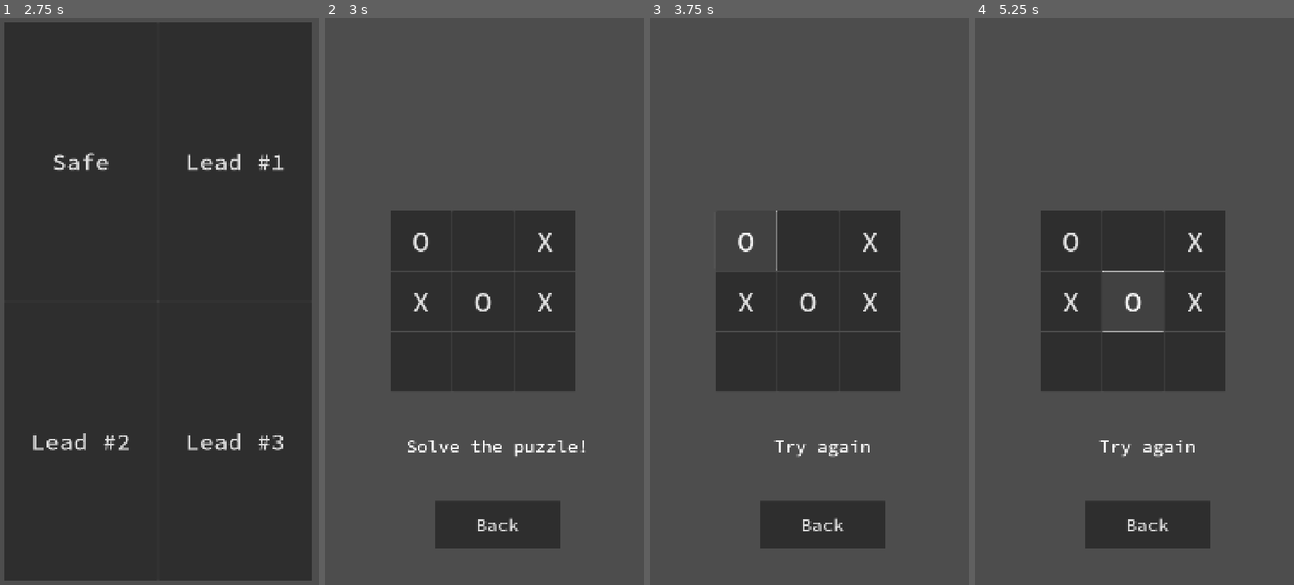
Above: before the commit, frames 1-4 (left to right).
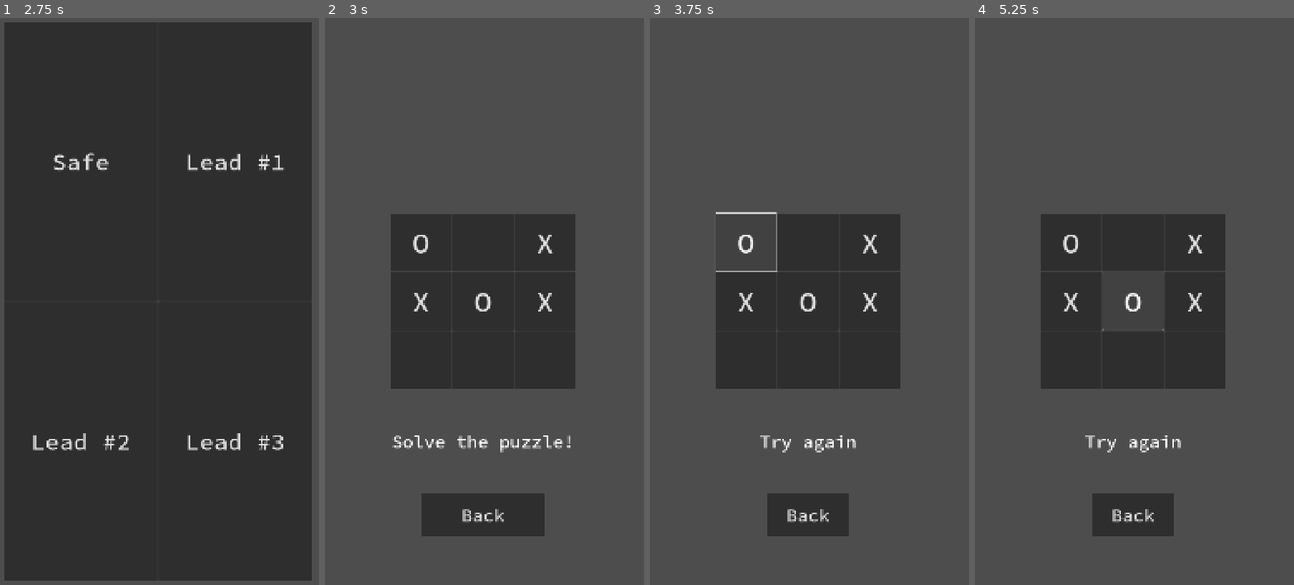
Above: after the commit, the same moments.

Repository: vmakoed/safe-lock
Game: Godot game, scene res://scenes/main.tscn
Same seed, same stepped clock (60 frames per second), same inputs: the game is played once before the commit and once after it.
Inputs (mouse positions are in pixels of both pictures, inside the frame that each line leads up to; where the layout moved, square brackets give the same spot in the first picture):
- Up to frame 1 (2.75 s): click "Start" at 0.5 s; click "Safe" at 1.25 s; click "Back" at 2 s
- Up to frame 2 (3 s): click "Lead #1" at 2.75 s
- Up to frame 3 (3.75 s): click "O" at 3.5 s
- Up to frame 4 (5.25 s): click (1134, 244) [1134, 239] at 4.25 s; click "O" at 5 s

Frame 1 is identical in both runs. In frame 2, 3.7% of the frame differs, in the area x 20-82%, y 33-94%; in frame 3, 3.5%; in frame 4, 3.6%.

Commit message:
Extract Tic Tac Toe scene

Diff:
--- a/scenes/main.tscn
+++ b/scenes/main.tscn
@@ -1,13 +1,13 @@
 [gd_scene load_steps=21 format=4 uid="uid://o86ocdi7diip"]
 
 [ext_resource type="Script" uid="uid://cslg0737drlfa" path="res://scripts/main.gd" id="1_0wfyh"]
-[ext_resource type="Script" uid="uid://d2wutgbl0ln1e" path="res://scripts/tic_tac_toe.gd" id="1_o5qli"]
 [ext_resource type="Theme" uid="uid://c2hm7c7xw5d2v" path="res://resources/theme.tres" id="2_trceg"]
 [ext_resource type="PackedScene" uid="uid://xj00fxtha27s" path="res://scenes/screen_frame.tscn" id="3_85g3d"]
 [ext_resource type="PackedScene" uid="uid://6w6i4itypyq1" path="res://scenes/safe.tscn" id="4_a8y0u"]
 [ext_resource type="Script" uid="uid://ca5ouk62ie06e" path="res://scripts/maze.gd" id="4_tefeu"]
 [ext_resource type="PackedScene" uid="uid://bdsf6t36ljorm" path="res://scenes/message_screen.tscn" id="4_trceg"]
 [ext_resource type="TileSet" uid="uid://bhpln50cg3i14" path="res://resources/brick.tres" id="5_85g3d"]
+[ext_resource type="PackedScene" uid="uid://dttjvxr6exn3h" path="res://scenes/tic_tac_toe.tscn" id="5_a8y0u"]
 [ext_resource type="Texture2D" uid="uid://dbs2ivho7brej" path="res://assets/player.png" id="6_o6xl0"]
 [ext_resource type="Script" uid="uid://dy0balcon7rqv" path="res://scripts/tetrominoes.gd" id="7_o6xl0"]
 [ext_resource type="Script" uid="uid://bu5kl0d5g68mi" path="res://scripts/tetrominoes_board.gd" id="8_85g3d"]
@@ -61,136 +61,10 @@
 visible = false
 layout_mode = 2
 
-[node name="TicTacToe" type="Control" parent="UI/ScreenFrame"]
-unique_name_in_owner = true
-visible = false
-layout_mode = 2
-script = ExtResource("1_o5qli")
-
-[node name="VBoxContainer" type="VBoxContainer" parent="UI/ScreenFrame/TicTacToe"]
-layout_mode = 1
-anchors_preset = 15
-anchor_right = 1.0
-anchor_bottom = 1.0
-grow_horizontal = 2
-grow_vertical = 2
-
-[node name="Top" type="Control" parent="UI/ScreenFrame/TicTacToe/VBoxContainer"]
-layout_mode = 2
-size_flags_vertical = 3
-
-[node name="Middle" type="Control" parent="UI/ScreenFrame/TicTacToe/VBoxContainer"]
-layout_mode = 2
-size_flags_vertical = 3
-
-[node name="GridContainer" type="GridContainer" parent="UI/ScreenFrame/TicTacToe/VBoxContainer/Middle"]
-unique_name_in_owner = true
-layout_mode = 1
-anchors_preset = 13
-anchor_left = 0.5
-anchor_right = 0.5
-anchor_bottom = 1.0
-offset_left = -310.0
-offset_right = 310.0
-offset_bottom = -1.0
-grow_horizontal = 2
-grow_vertical = 2
-columns = 3
-
-[node name="Button0" type="Button" parent="UI/ScreenFrame/TicTacToe/VBoxContainer/Middle/GridContainer"]
-layout_mode = 2
-size_flags_horizontal = 3
-size_flags_vertical = 3
-theme_override_font_sizes/font_size = 100
-text = "O"
-
-[node name="Button1" type="Button" parent="UI/ScreenFrame/TicTacToe/VBoxContainer/Middle/GridContainer"]
-layout_mode = 2
-size_flags_horizontal = 3
-size_flags_vertical = 3
-
-[node name="Button2" type="Button" parent="UI/ScreenFrame/TicTacToe/VBoxContainer/Middle/GridContainer"]
-layout_mode = 2
-size_flags_horizontal = 3
-size_flags_vertical = 3
-theme_override_font_sizes/font_size = 100
-text = "X"
-
-[node name="Button3" type="Button" parent="UI/ScreenFrame/TicTacToe/VBoxContainer/Middle/GridContainer"]
-layout_mode = 2
-size_flags_horizontal = 3
-size_flags_vertical = 3
-theme_override_font_sizes/font_size = 100
-text = "X"
-
-[node name="Button4" type="Button" parent="UI/ScreenFrame/TicTacToe/VBoxContainer/Middle/GridContainer"]
-layout_mode = 2
-size_flags_horizontal = 3
-size_flags_vertical = 3
-theme_override_font_sizes/font_size = 100
-text = "O"
-
-[node name="Button5" type="Button" parent="UI/ScreenFrame/TicTacToe/VBoxContainer/Middle/GridContainer"]
-layout_mode = 2
-size_flags_horizontal = 3
-size_flags_vertical = 3
-theme_override_font_sizes/font_size = 100
-text = "X"
-
-[node name="Button6" type="Button" parent="UI/ScreenFrame/TicTacToe/VBoxContainer/Middle/GridContainer"]
-layout_mode = 2
-size_flags_horizontal = 3
-size_flags_vertical = 3
-
-[node name="Button7" type="Button" parent="UI/ScreenFrame/TicTacToe/VBoxContainer/Middle/GridContainer"]
-layout_mode = 2
-size_flags_horizontal = 3
-size_flags_vertical = 3
-
-[node name="Button8" type="Button" parent="UI/ScreenFrame/TicTacToe/VBoxContainer/Middle/GridContainer"]
-layout_mode = 2
-size_flags_horizontal = 3
-size_flags_vertical = 3
-theme_override_font_sizes/font_size = 100
-
-[node name="Bottom" type="Control" parent="UI/ScreenFrame/TicTacToe/VBoxContainer"]
-layout_mode = 2
-size_flags_vertical = 3
-
-[node name="MarginContainer" type="MarginContainer" parent="UI/ScreenFrame/TicTacToe/VBoxContainer/Bottom"]
-layout_mode = 0
-offset_right = 1080.0
-offset_bottom = 622.0
-size_flags_vertical = 3
-theme_override_constants/margin_left = 230
-theme_override_constants/margin_top = 50
-theme_override_constants/margin_right = 230
-theme_override_constants/margin_bottom = 50
-
-[node name="VBoxContainer" type="VBoxContainer" parent="UI/ScreenFrame/TicTacToe/VBoxContainer/Bottom/MarginContainer"]
-layout_mode = 2
-
-[node name="Message" type="Label" parent="UI/ScreenFrame/TicTacToe/VBoxContainer/Bottom/MarginContainer/VBoxContainer"]
-unique_name_in_owner = true
-layout_mode = 2
-size_flags_horizontal = 4
-size_flags_vertical = 6
-theme_override_font_sizes/font_size = 60
-text = "Solve the puzzle!"
-
-[node name="MarginContainer" type="MarginContainer" parent="UI/ScreenFrame/TicTacToe/VBoxContainer/Bottom/MarginContainer/VBoxContainer"]
-layout_mode = 2
-size_flags_vertical = 3
-theme_override_constants/margin_left = 100
-theme_override_constants/margin_top = 50
-theme_override_constants/margin_right = 100
-theme_override_constants/margin_bottom = 50
-
-[node name="TicTacToeBackButton" type="Button" parent="UI/ScreenFrame/TicTacToe/VBoxContainer/Bottom/MarginContainer/VBoxContainer/MarginContainer"]
-layout_mode = 2
-size_flags_vertical = 3
-theme_override_font_sizes/font_size = 60
-text = "Back"
+[node name="TicTacToe" parent="UI/ScreenFrame" instance=ExtResource("5_a8y0u")]
+unique_name_in_owner = true
+visible = false
+layout_mode = 2
 
 [node name="Maze" type="Control" parent="UI/ScreenFrame"]
 unique_name_in_owner = true
@@ -599,7 +473,7 @@
 
 [connection signal="back_button_pressed" from="UI/ScreenFrame/Safe" to="." method="_on_level_back_button_pressed"]
 [connection signal="unlocked" from="UI/ScreenFrame/Safe" to="." method="_on_safe_unlocked"]
-[connection signal="pressed" from="UI/ScreenFrame/TicTacToe/VBoxContainer/Bottom/MarginContainer/VBoxContainer/MarginContainer/TicTacToeBackButton" to="." method="_on_level_back_button_pressed"]
+[connection signal="back_button_pressed" from="UI/ScreenFrame/TicTacToe" to="." method="_on_level_back_button_pressed"]
 [connection signal="body_entered" from="UI/ScreenFrame/Maze/Exit" to="UI/ScreenFrame/Maze" method="_on_exit_body_entered"]
 [connection signal="pressed" from="UI/ScreenFrame/Maze/VBoxContainer/Bottom/VBoxContainer/MarginContainer/Controls/UpButton" to="UI/ScreenFrame/Maze" method="_on_up_button_pressed"]
 [connection signal="pressed" from="UI/ScreenFrame/Maze/VBoxContainer/Bottom/VBoxContainer/MarginContainer/Controls/LeftButton" to="UI/ScreenFrame/Maze" method="_on_left_button_pressed"]
--- /dev/null
+++ b/scenes/tic_tac_toe.tscn
@@ -0,0 +1,148 @@
+[gd_scene load_steps=3 format=3 uid="uid://dttjvxr6exn3h"]
+
+[ext_resource type="PackedScene" uid="uid://xj00fxtha27s" path="res://scenes/screen_frame.tscn" id="1_etyx0"]
+[ext_resource type="Script" uid="uid://d2wutgbl0ln1e" path="res://scripts/tic_tac_toe.gd" id="2_8h2lu"]
+
+[node name="TicTacToe" type="Control"]
+layout_mode = 3
+anchors_preset = 15
+anchor_right = 1.0
+anchor_bottom = 1.0
+grow_horizontal = 2
+grow_vertical = 2
+script = ExtResource("2_8h2lu")
+
+[node name="ScreenFrame" parent="." instance=ExtResource("1_etyx0")]
+layout_mode = 1
+anchors_preset = 15
+anchor_right = 1.0
+anchor_bottom = 1.0
+offset_right = 0.0
+offset_bottom = 0.0
+grow_horizontal = 2
+grow_vertical = 2
+
+[node name="VBoxContainer" type="VBoxContainer" parent="ScreenFrame"]
+layout_mode = 2
+
+[node name="Top" type="Control" parent="ScreenFrame/VBoxContainer"]
+layout_mode = 2
+size_flags_vertical = 3
+
+[node name="Middle" type="Control" parent="ScreenFrame/VBoxContainer"]
+layout_mode = 2
+size_flags_vertical = 3
+
+[node name="GridContainer" type="GridContainer" parent="ScreenFrame/VBoxContainer/Middle"]
+unique_name_in_owner = true
+layout_mode = 1
+anchors_preset = 13
+anchor_left = 0.5
+anchor_right = 0.5
+anchor_bottom = 1.0
+offset_left = -310.0
+offset_right = 310.0
+offset_bottom = -1.0
+grow_horizontal = 2
+grow_vertical = 2
+columns = 3
+
+[node name="Button0" type="Button" parent="ScreenFrame/VBoxContainer/Middle/GridContainer"]
+layout_mode = 2
+size_flags_horizontal = 3
+size_flags_vertical = 3
+theme_override_font_sizes/font_size = 100
+text = "O"
+
+[node name="Button1" type="Button" parent="ScreenFrame/VBoxContainer/Middle/GridContainer"]
+layout_mode = 2
+size_flags_horizontal = 3
+size_flags_vertical = 3
+
+[node name="Button2" type="Button" parent="ScreenFrame/VBoxContainer/Middle/GridContainer"]
+layout_mode = 2
+size_flags_horizontal = 3
+size_flags_vertical = 3
+theme_override_font_sizes/font_size = 100
+text = "X"
+
+[node name="Button3" type="Button" parent="ScreenFrame/VBoxContainer/Middle/GridContainer"]
+layout_mode = 2
+size_flags_horizontal = 3
+size_flags_vertical = 3
+theme_override_font_sizes/font_size = 100
+text = "X"
+
+[node name="Button4" type="Button" parent="ScreenFrame/VBoxContainer/Middle/GridContainer"]
+layout_mode = 2
+size_flags_horizontal = 3
+size_flags_vertical = 3
+theme_override_font_sizes/font_size = 100
+text = "O"
+
+[node name="Button5" type="Button" parent="ScreenFrame/VBoxContainer/Middle/GridContainer"]
+layout_mode = 2
+size_flags_horizontal = 3
+size_flags_vertical = 3
+theme_override_font_sizes/font_size = 100
+text = "X"
+
+[node name="Button6" type="Button" parent="ScreenFrame/VBoxContainer/Middle/GridContainer"]
+layout_mode = 2
+size_flags_horizontal = 3
+size_flags_vertical = 3
+
+[node name="Button7" type="Button" parent="ScreenFrame/VBoxContainer/Middle/GridContainer"]
+layout_mode = 2
+size_flags_horizontal = 3
+size_flags_vertical = 3
+
+[node name="Button8" type="Button" parent="ScreenFrame/VBoxContainer/Middle/GridContainer"]
+layout_mode = 2
+size_flags_horizontal = 3
+size_flags_vertical = 3
+theme_override_font_sizes/font_size = 100
+
+[node name="Bottom" type="Control" parent="ScreenFrame/VBoxContainer"]
+layout_mode = 2
+size_flags_vertical = 3
+
+[node name="MarginContainer" type="MarginContainer" parent="ScreenFrame/VBoxContainer/Bottom"]
+layout_mode = 1
+anchors_preset = 15
+anchor_right = 1.0
+anchor_bottom = 1.0
+grow_horizontal = 2
+grow_vertical = 2
+size_flags_vertical = 3
+theme_override_constants/margin_left = 230
+theme_override_constants/margin_top = 50
+theme_override_constants/margin_right = 230
+theme_override_constants/margin_bottom = 50
+
+[node name="VBoxContainer" type="VBoxContainer" parent="ScreenFrame/VBoxContainer/Bottom/MarginContainer"]
+layout_mode = 2
+
+[node name="Message" type="Label" parent="ScreenFrame/VBoxContainer/Bottom/MarginContainer/VBoxContainer"]
+unique_name_in_owner = true
+layout_mode = 2
+size_flags_horizontal = 4
+size_flags_vertical = 6
+theme_override_font_sizes/font_size = 60
+text = "Solve the puzzle!"
+
+[node name="MarginContainer" type="MarginContainer" parent="ScreenFrame/VBoxContainer/Bottom/MarginContainer/VBoxContainer"]
+layout_mode = 2
+size_flags_vertical = 3
+theme_override_constants/margin_left = 100
+theme_override_constants/margin_top = 50
+theme_override_constants/margin_right = 100
+theme_override_constants/margin_bottom = 50
+
+[node name="BackButton" type="Button" parent="ScreenFrame/VBoxContainer/Bottom/MarginContainer/VBoxContainer/MarginContainer"]
+layout_mode = 2
+size_flags_vertical = 3
+theme_override_font_sizes/font_size = 60
+text = "Back"
+
+[connection signal="pressed" from="ScreenFrame/VBoxContainer/Bottom/MarginContainer/VBoxContainer/MarginContainer/BackButton" to="." method="_on_back_button_pressed"]
--- a/scripts/safe.gd
+++ b/scripts/safe.gd
@@ -46,6 +46,5 @@
 	else:
 		message.text = "Try again"
 
-
 func _on_back_button_pressed() -> void:
 	back_button_pressed.emit()
--- a/scripts/tic_tac_toe.gd
+++ b/scripts/tic_tac_toe.gd
@@ -1,4 +1,6 @@
 extends Control
+
+signal back_button_pressed
 
 const WIN_CELL_INDEX = 8
 
@@ -30,3 +32,7 @@
 	for i in grid.get_child_count():
 		var button: Button = grid.get_child(i)
 		button.disabled = true
+
+
+func _on_back_button_pressed() -> void:
+	back_button_pressed.emit()
